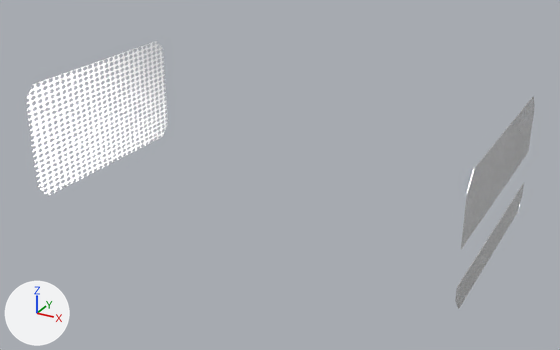
The Blender file assembly/blend/jetson-agx-thor-baseboard-enclosure-grid-holes.blend, before and after one commit.
Rendered twice from a 50 mm camera at (293.2, -362.3, 131.8) aimed at (152.7, -107.0, 4.2). The lights are fixed; the arrows at lower left show +X, +Y and +Z. The first picture is the older version.

Objects in the first picture: 'jetson-agx-thor-baseboard-enclosure-grid-holes'.
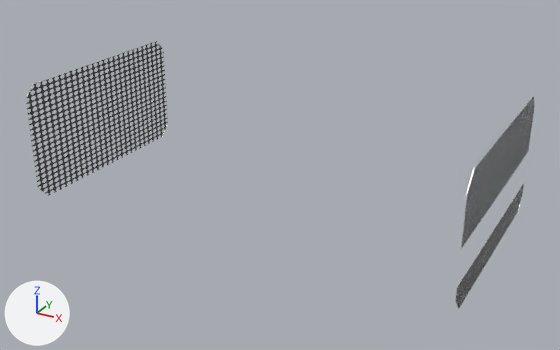
Commit message: Correct color of grid

Pixel boxes (x1, y1, x2, y2) of what changed, in the pictures (560 x 350 px):
'jetson-agx-thor-baseboard-enclosure-grid-holes', surface changed: (25, 41, 535, 309) in both

What changed in the scene script:
```text
Change mat_hole_grid:
    remove # nodes: BsdfPrincipled, BsdfTransparent, Mapping x2, Math, MixShader, OutputMaterial, TexCoord, TexNoise, TexVoronoi, ValToRGB
    remove # colours: black #000000, white #ffffff
    nodes: BsdfPrincipled, BsdfTransparent, Bump, Mapping x2, Math, MixShader, OutputMaterial, TexCoord, TexNoise, TexVoronoi, ValToRGB
    colours: black #101010, black #1e1e1e
```
